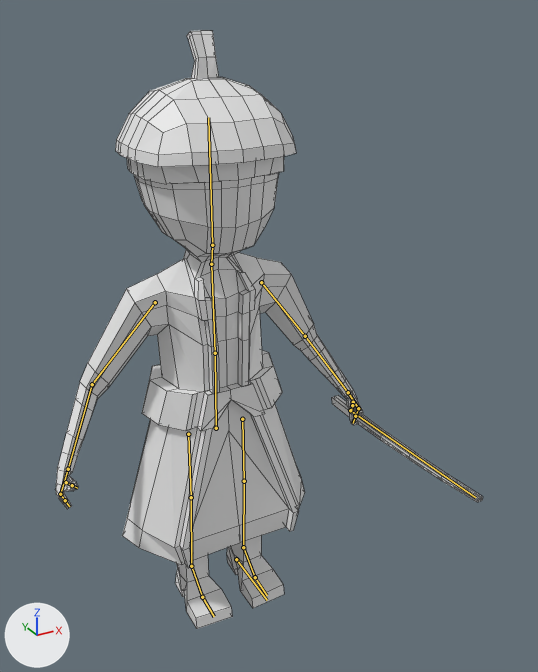
One commit to the Blender file Map/Assets/Models/Yamato_samurai/Yamato_samurai.blend: the scene before it, then after it.
Rendered twice from a camera (50 mm lens) standing at (-7.59, -16.92, 16.54) and looking at (1.13, -1.07, 8.61). Arrows for +X, +Y and +Z are at lower left; the lights stay in place. The bones that bend it are drawn over the model as lines. Mesh edges are drawn as thin lines.

Names of what the first picture shows: 'Samurai'.
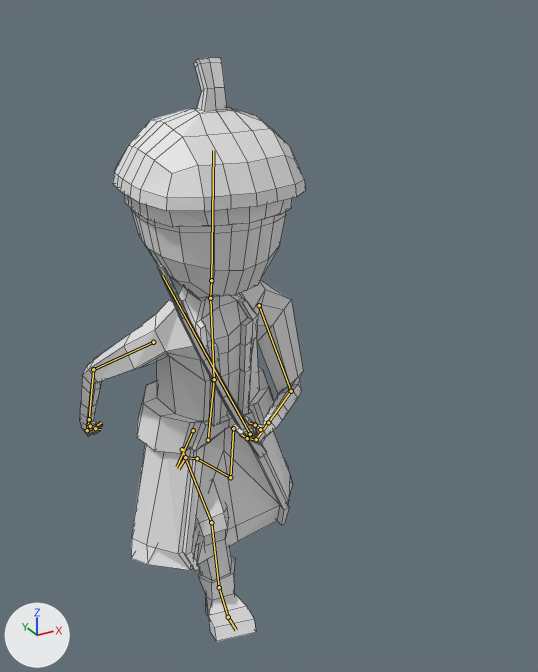
The newer file adds an action. The first version stands in its rest pose; the second is drawn at frame 9 of the action 'Run'.

The edits, one by one:
Bone 'Abdomen' (bone_abdomen) moves from (0.0, 0.0, 0.0) to (0.26, -0.32, -0.01).
Bone 'Abdomen' (bone_abdomen) turns from (0, 0, 0) to (-16, 5, -4) degrees about its own x, y and z.
Bone 'Pecho' (bone_pecho) turns from (0, 0, 0) to (-6, 0, 2) degrees about its own x, y and z.
Bone 'Cabeza' (bone_cabeza) turns from (0, 0, 0) to (-5, -1, -6) degrees about its own x, y and z.
Bone 'Brazo.L' (bone_brazo_l) turns from (0, 0, 0) to (-31, -15, -14) degrees about its own x, y and z.
Bone 'Antebrazo.L' (bone_antebrazo_l) turns from (0, 0, 0) to (-20, 5, -79) degrees about its own x, y and z.
Bone 'Mano.L' (bone_mano_l) turns from (0, 0, 0) to (-15, 4, 4) degrees about its own x, y and z.
Bone 'Dedos1.L' (bone_dedos1_l) turns from (0, 0, 0) to (38, 6, 3) degrees about its own x, y and z.
Bone 'Dedos2.L' (bone_dedos2_l) turns from (0, 0, 0) to (24, 4, -1) degrees about its own x, y and z.
Bone 'Brazo.R' (bone_brazo_r) turns from (0, 0, 0) to (-1, -24, -37) degrees about its own x, y and z.
Bone 'Antebrazo.R' (bone_antebrazo_r) turns from (0, 0, 0) to (-4, -2, 5) degrees about its own x, y and z.
Bone 'Dedos1.R' (bone_dedos1_r) turns from (0, 0, 0) to (38, -6, -3) degrees about its own x, y and z.
Bone 'Dedos2.R' (bone_dedos2_r) turns from (0, 0, 0) to (24, -4, 1) degrees about its own x, y and z.
Bone 'Pierna_Control.L' (bone_pierna_control_l) moves from (0.0, 0.0, 0.0) to (0.08, -3.05, 3.31).
Bone 'Pierna_Control.L' (bone_pierna_control_l) turns from (0, 0, 0) to (-115, -10, 0) degrees about its own x, y and z.
Bone 'Pierna_Control.R' (bone_pierna_control_r) moves from (0.0, 0.0, 0.0) to (-0.3, 1.75, 0.0).
Bone 'Pierna_Control.R' (bone_pierna_control_r) turns from (0, 0, 0) to (23, 0, -10) degrees about its own x, y and z.

Pixel boxes [x1, y1, x2, y2] of what changed, in the pictures (538 x 672 px):
'Samurai', posed (47% narrower): before [55, 30, 483, 629]; after [80, 58, 306, 642]
bone 'Abdomen', root to tip: before (216, 428) to (215, 353); after (208, 440) to (214, 379)
bone 'Pecho', root to tip: before (215, 353) to (211, 264); after (214, 379) to (210, 298)
bone 'Cabeza', root to tip: before (212, 245) to (208, 117); after (211, 280) to (213, 150)
bone 'Brazo.L', root to tip: before (261, 282) to (305, 336); after (259, 305) to (291, 391)
bone 'Antebrazo.L', root to tip: before (305, 336) to (348, 392); after (291, 391) to (268, 422)
bone 'Mano.L', root to tip: before (348, 392) to (358, 408); after (268, 422) to (256, 439)
bone 'Dedos1.L', root to tip: before (358, 408) to (355, 416); after (256, 439) to (247, 438)
bone 'Dedos2.L', root to tip: before (355, 416) to (353, 423); after (247, 438) to (241, 434)
bone 'Brazo.R', root to tip: before (155, 302) to (92, 384); after (153, 342) to (93, 369)
bone 'Antebrazo.R', root to tip: before (92, 384) to (68, 469); after (93, 369) to (89, 419)
bone 'Dedos1.R', root to tip: before (60, 494) to (65, 500); after (87, 430) to (94, 427)
bone 'Dedos2.R', root to tip: before (65, 500) to (69, 506); after (94, 427) to (101, 422)
bone 'Pierna_Control.L', root to tip: before (236, 559) to (267, 600); after (193, 430) to (177, 466)
